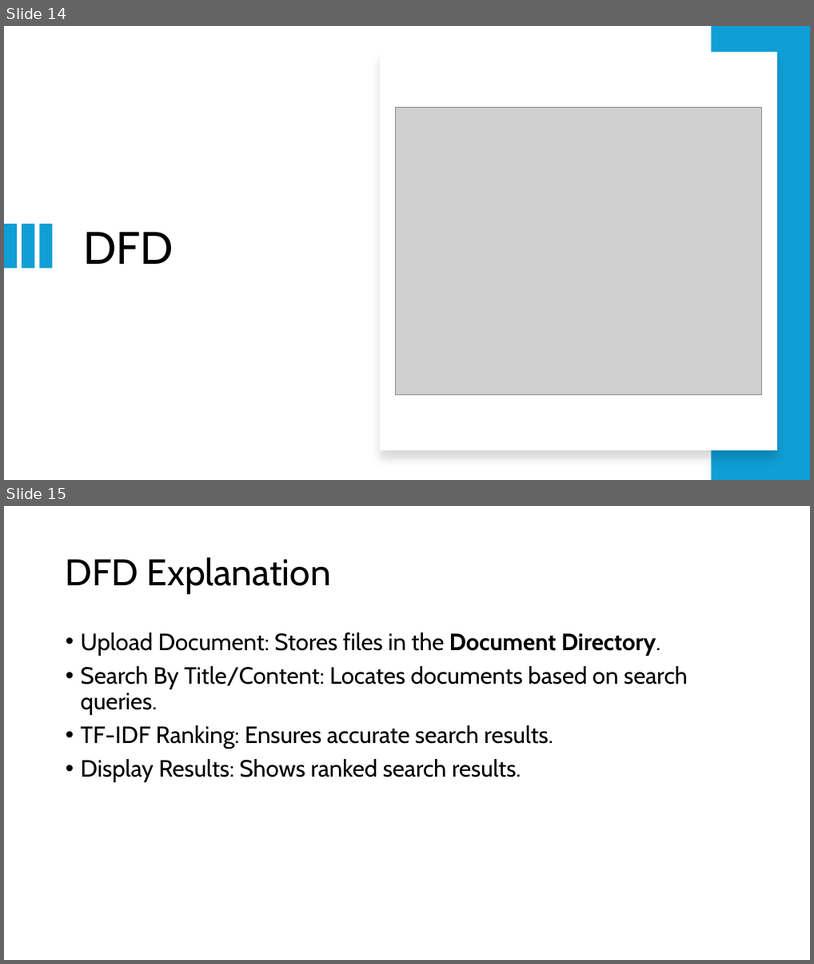
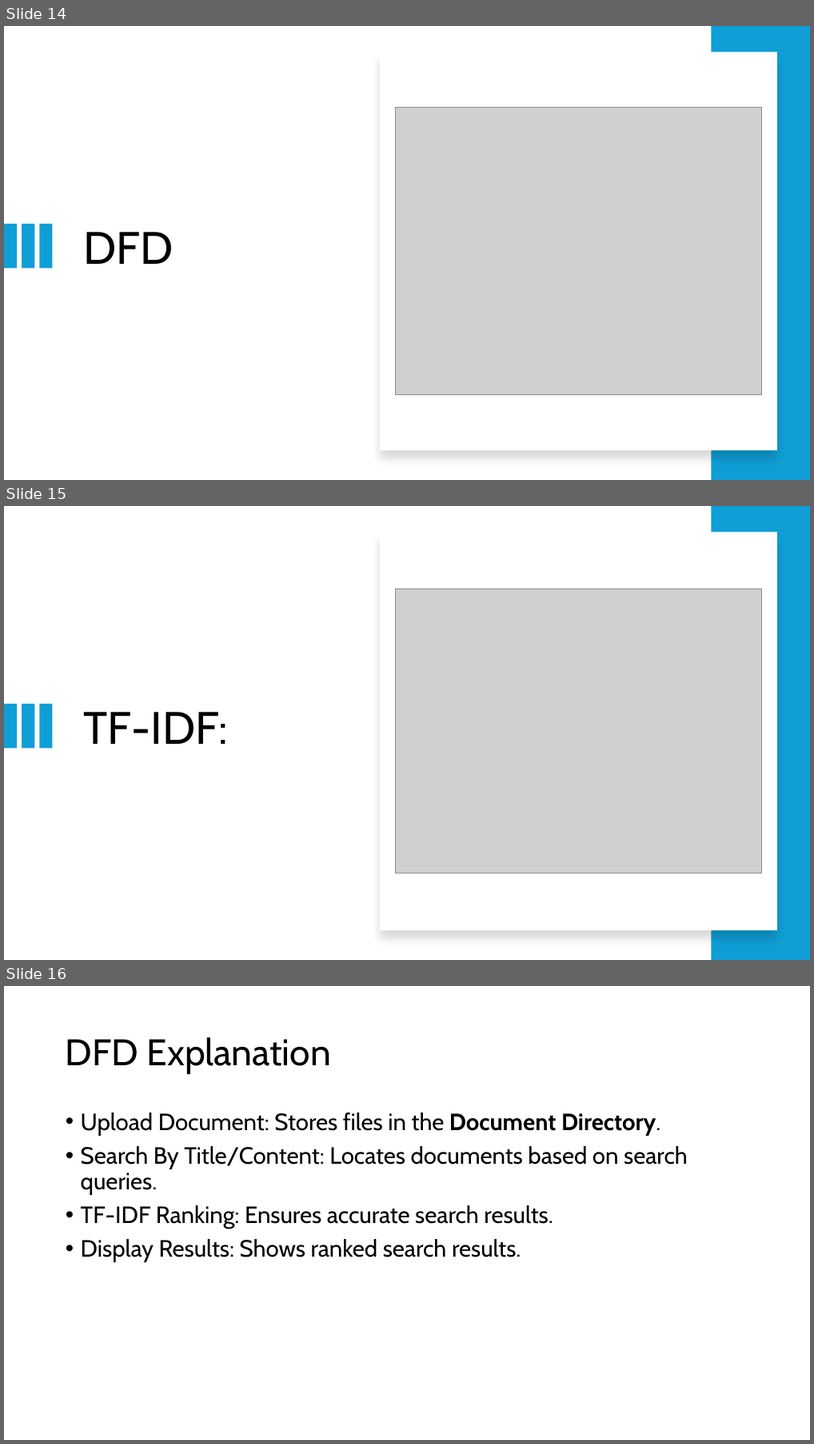
Before and after one commit to AbdulMateenzwl/Information-Retrieval, a slide deck: Assignment 2 (Document Ranking)/Report.pptx. Shown one above the other, each under a label of ours: slides 14 and 15 before the commit, slides 14, 15 and 16 after it. The pictures are 814x964 and 814x1444 pixels, drawn with LibreOffice and Linux fonts; fonts in the diff are those of the drawing; grey boxes stand for pictures. Boxes give left, top, right and bottom in pixels: in the first picture for what was removed or moved away, otherwise in the second. Text is boxed around its words. In the diff, an @@ line names an element or a change of style, - is before the commit and + after.

```diff
--- a/Assignment 2 (Document Ranking)/Report.pptx
+++ b/Assignment 2 (Document Ranking)/Report.pptx
@@ slide 15 added at (x1=4, y1=506, x2=810, y2=960), background #FFFFFF @@
@@ rectangle added at (x1=712, y1=506, x2=810, y2=960), fill #0F9ED5 @@
@@ rectangle added at (x1=380, y1=532, x2=778, y2=930), fill #FFFFFF @@
@@ picture added at (x1=396, y1=589, x2=762, y2=872) @@
@@ rectangle added at (x1=4, y1=704, x2=17, y2=748), fill #0F9ED5 @@
@@ rectangle added at (x1=22, y1=704, x2=34, y2=748), fill #0F9ED5 @@
@@ rectangle added at (x1=40, y1=704, x2=52, y2=748), fill #0F9ED5 @@
@@ title added at (x1=84, y1=712, x2=228, y2=744), 54 pt, text #000000 @@
+TF-IDF:
@@ what was slide 15 is now slide 16 @@
```
Also in this commit, not shown: 10 other files.
